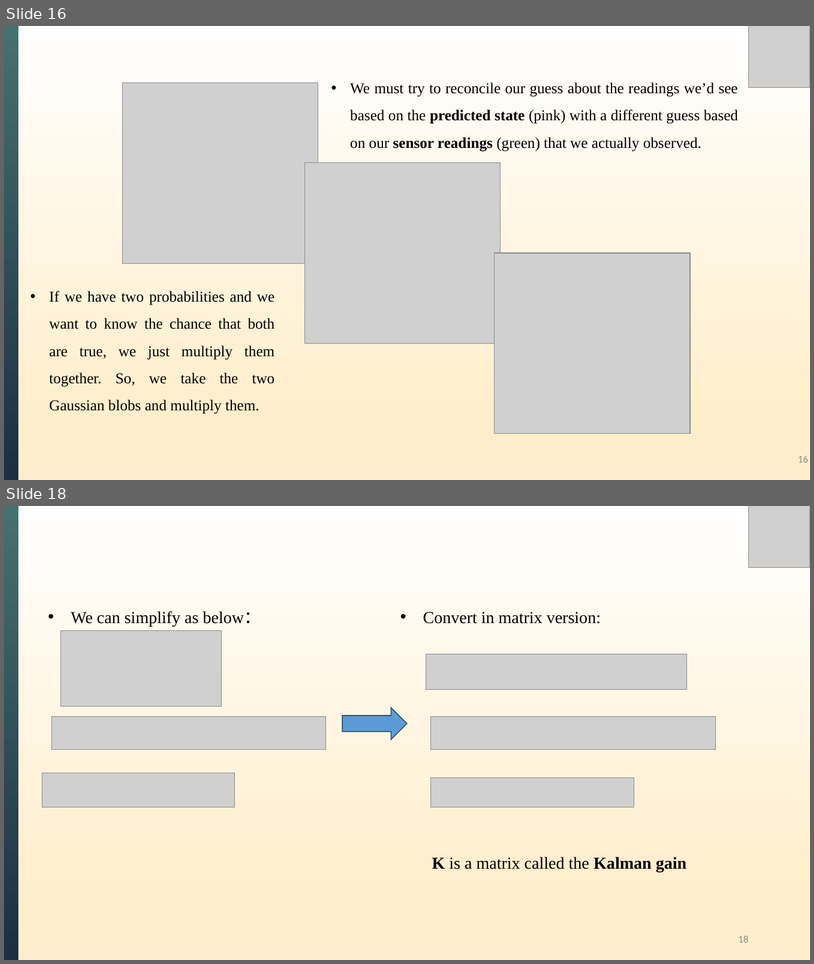
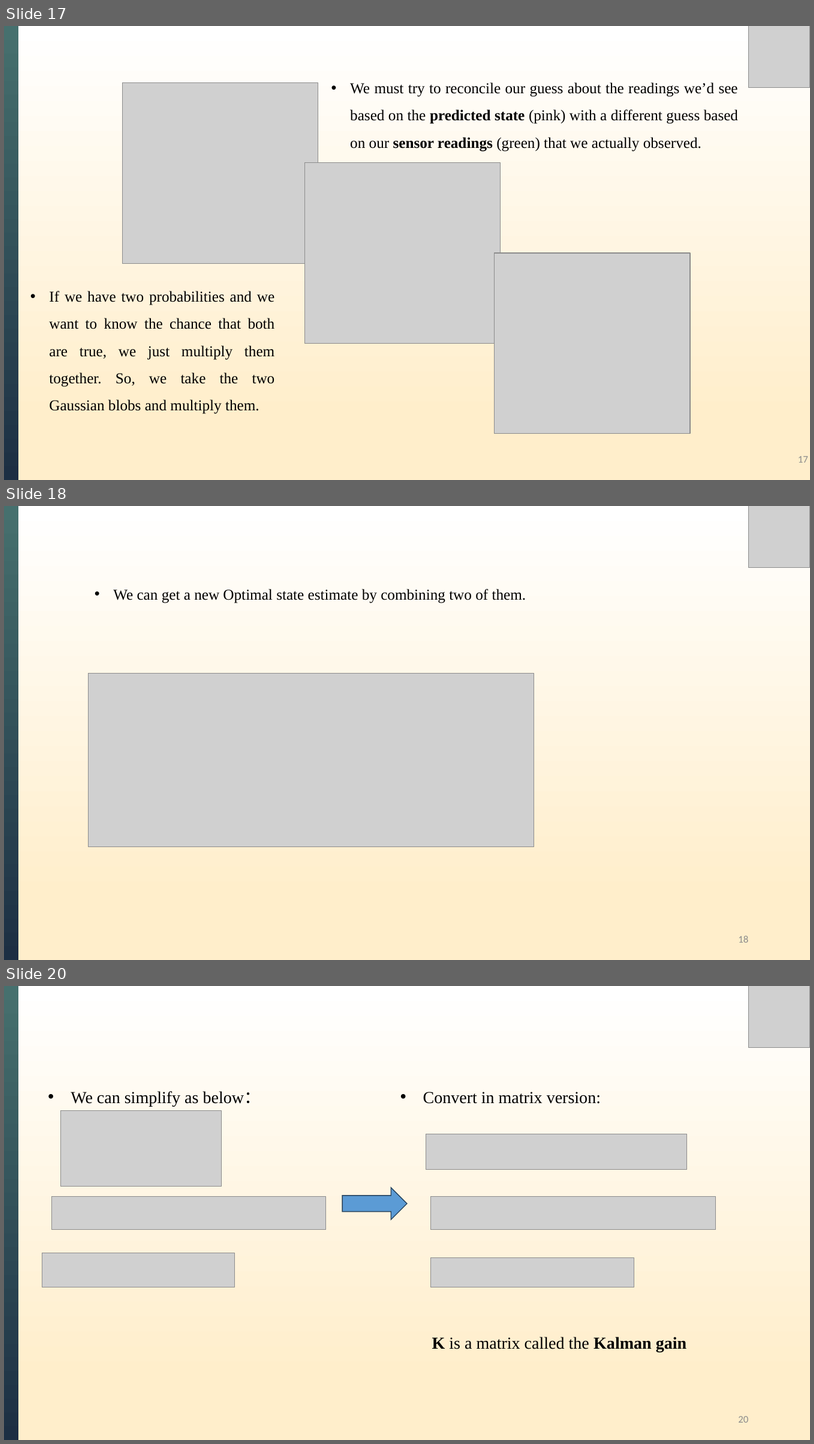
Before and after one commit to XiongWT1024/self-study-2024, a slide deck: Kalman Filter/Kalman Filters.pptx. Shown one above the other, each under a label of ours: slides 16 and 18 before the commit, slides 17, 18 and 20 after it; the slides between them are not shown. The pictures are 814x964 and 814x1444 pixels, drawn with LibreOffice and Linux fonts; fonts in the diff are those of the drawing; grey boxes stand for pictures. Boxes give left, top, right and bottom in pixels: in the first picture for what was removed or moved away, otherwise in the second. Text is boxed around its words. In the diff, an @@ line names an element or a change of style, - is before the commit and + after.

```diff
--- a/Kalman Filter/Kalman Filters.pptx
+++ b/Kalman Filter/Kalman Filters.pptx
@@ slide 18 added at <box>4,506,810,960</box>, background gradient #FFEECB to #FFFFFF @@
@@ rectangle added at <box>4,506,18,960</box>, fill gradient #46706E to #1C2F43 @@
@@ picture added at <box>749,506,810,567</box> @@
@@ text added at <box>113,589,527,603</box>, 18 pt, text #000000 @@
+• We can get a new Optimal state estimate by combining two of them.
@@ picture added at <box>89,673,534,847</box> @@
@@ page number added at <box>738,935,749,942</box>, 12 pt, text #8C8C8C @@
+18
@@ what was slide 16 is now slide 17 @@
@@ page number at <box>798,456,809,462</box>: text changed @@
-16
+17
@@ what was slide 18 is now slide 20 @@
@@ page number at <box>738,1416,749,1422</box>: text changed @@
-18
+20
```
Also in this commit, not shown: 10 slides changed, 2 other slides added.
